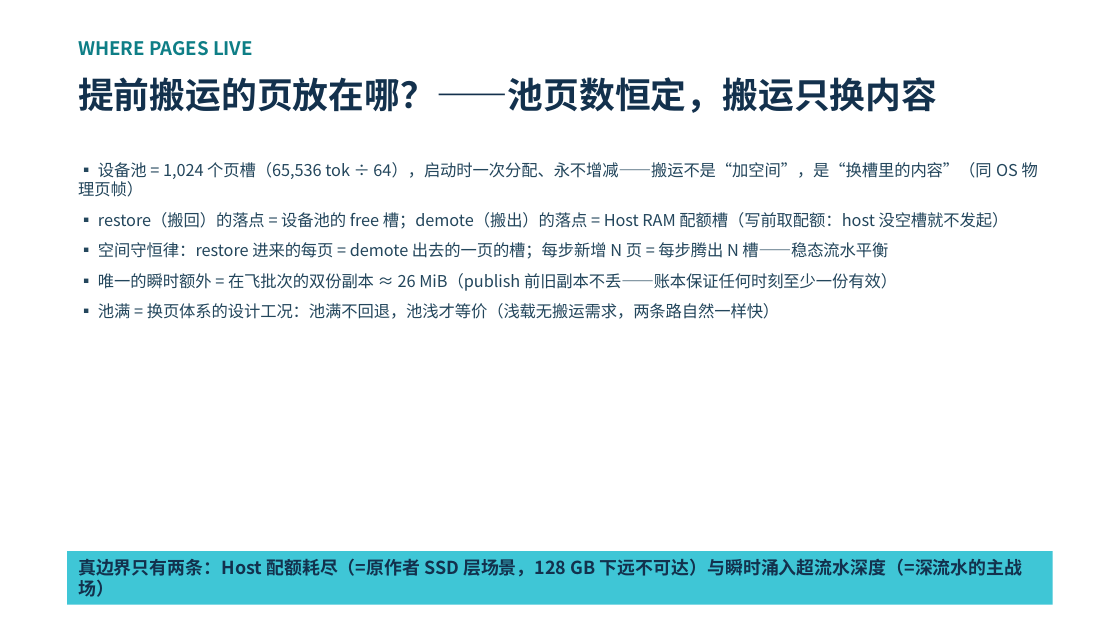
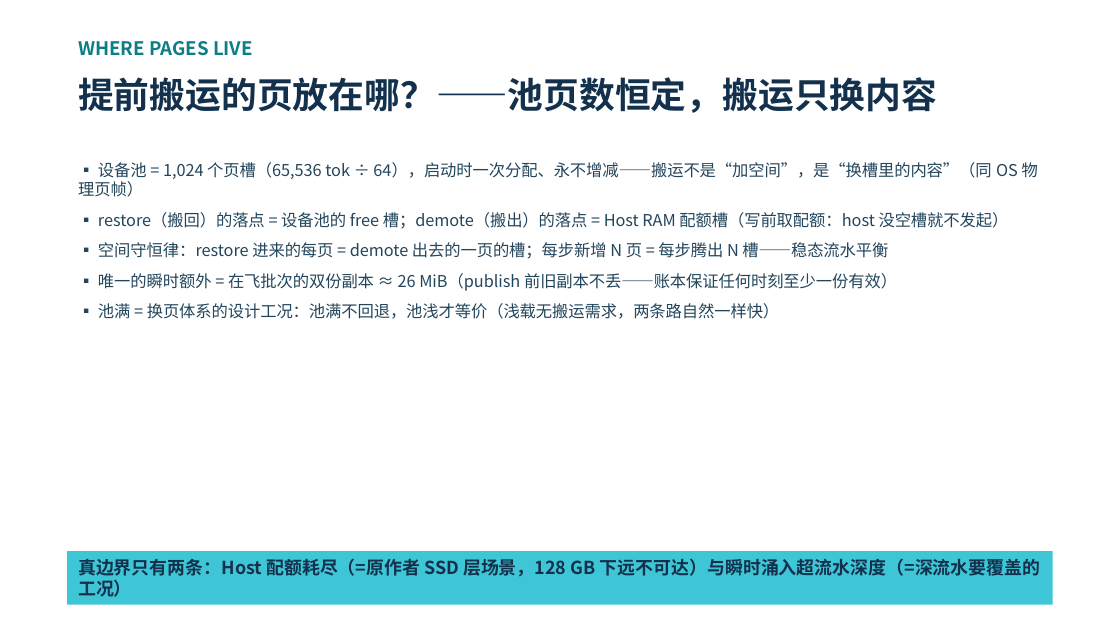
Before and after one commit to paicat1/Ninfer-KVMem-Async, a slide deck: slide 8 of docs/异步页流水-技术说明.pptx. Drawn at 1120x630 pixels with LibreOffice and Linux fonts; fonts in the diff are those of the drawing. Boxes give left, top, right and bottom in pixels: in the first picture for what was removed or moved away, otherwise in the second. Text is boxed around its words. In the diff, an @@ line names an element or a change of style, - is before the commit and + after.

```diff
--- a/docs/异步页流水-技术说明.pptx
+++ b/docs/异步页流水-技术说明.pptx
@@ text in rectangle at (78, 559, 1041, 597): text changed @@
-真边界只有两条：Host 配额耗尽（=原作者 SSD 层场景，128 GB 下远不可达）与瞬时涌入超流水深度（=深流水的主战场）
+真边界只有两条：Host 配额耗尽（=原作者 SSD 层场景，128 GB 下远不可达）与瞬时涌入超流水深度（=深流水要覆盖的工况）
```
Also in this commit, not shown: 4 other slides changed, 1 other file.
